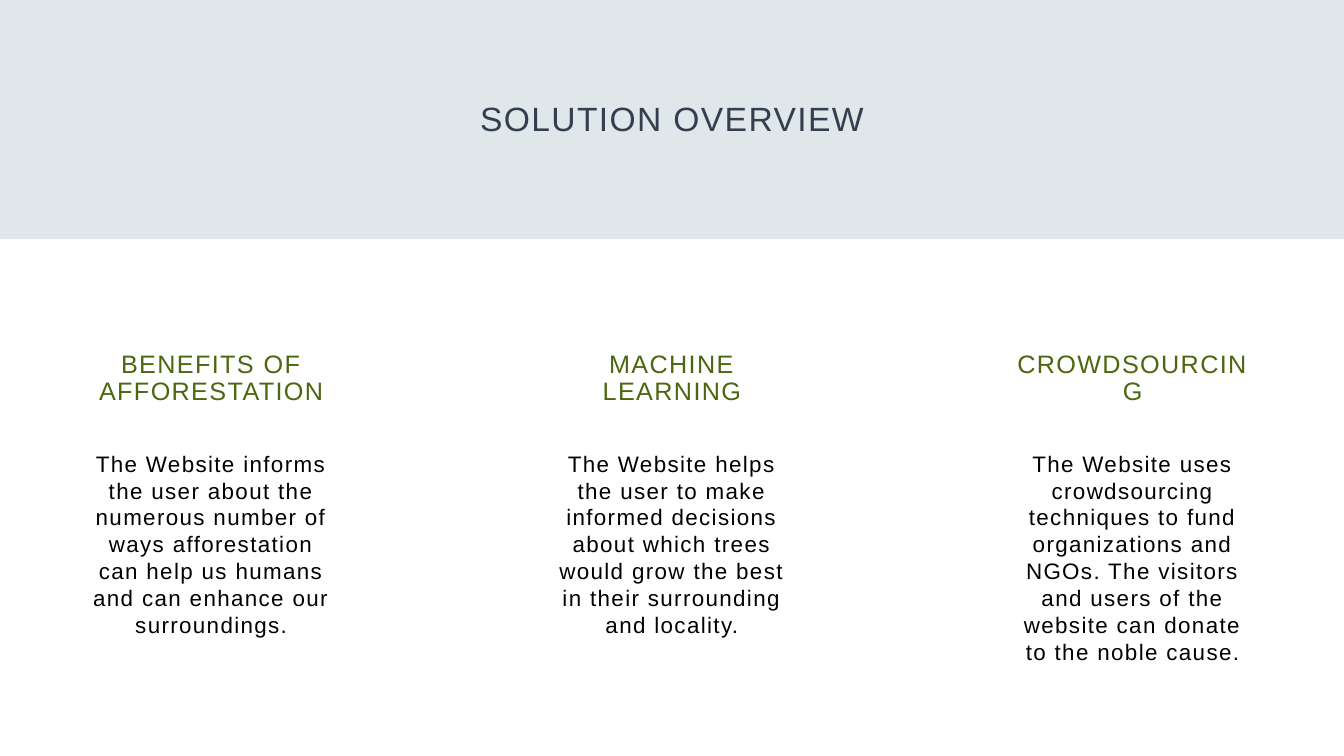
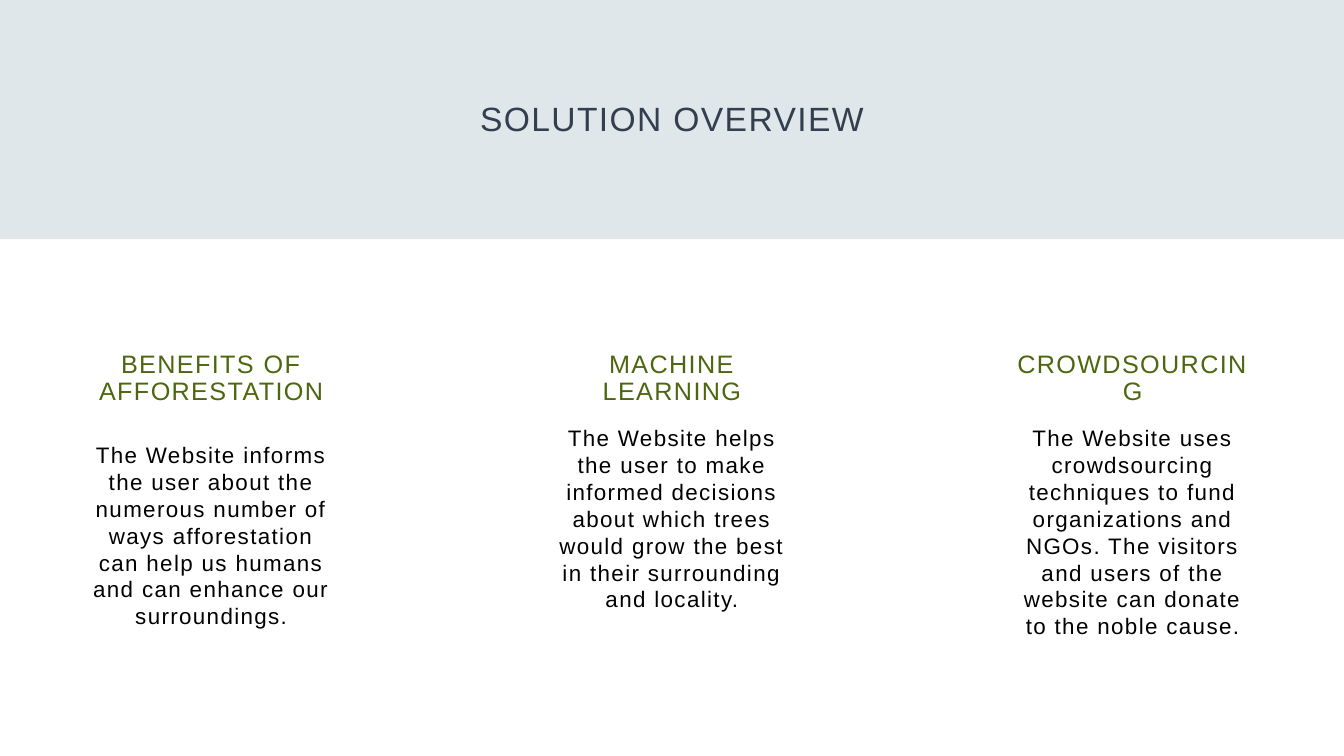
Before and after one commit to MananGandhi1810/Cyber-Cypher-Final-Round-FooBar, a slide deck: slide 5 of CyberCypher.pptx. Drawn at 1344x756 pixels with LibreOffice and Linux fonts; fonts in the diff are those of the drawing. Boxes give left, top, right and bottom in pixels: in the first picture for what was removed or moved away, otherwise in the second. Text is boxed around its words. In the diff, an @@ line names an element or a change of style, - is before the commit and + after.

```diff
--- a/CyberCypher.pptx
+++ b/CyberCypher.pptx
@@ text "The Website helps the user ..." moved from (x1=559, y1=455, x2=782, y2=638) to (x1=559, y1=429, x2=782, y2=612) @@
@@ text "The Website uses crowdsourcing techniques ..." moved from (x1=1024, y1=455, x2=1239, y2=661) to (x1=1024, y1=429, x2=1239, y2=635) @@
@@ text "The Website informs the user ..." moved from (x1=93, y1=455, x2=328, y2=638) to (x1=93, y1=446, x2=328, y2=629) @@
```
Also in this commit, not shown: 1 slide removed.
